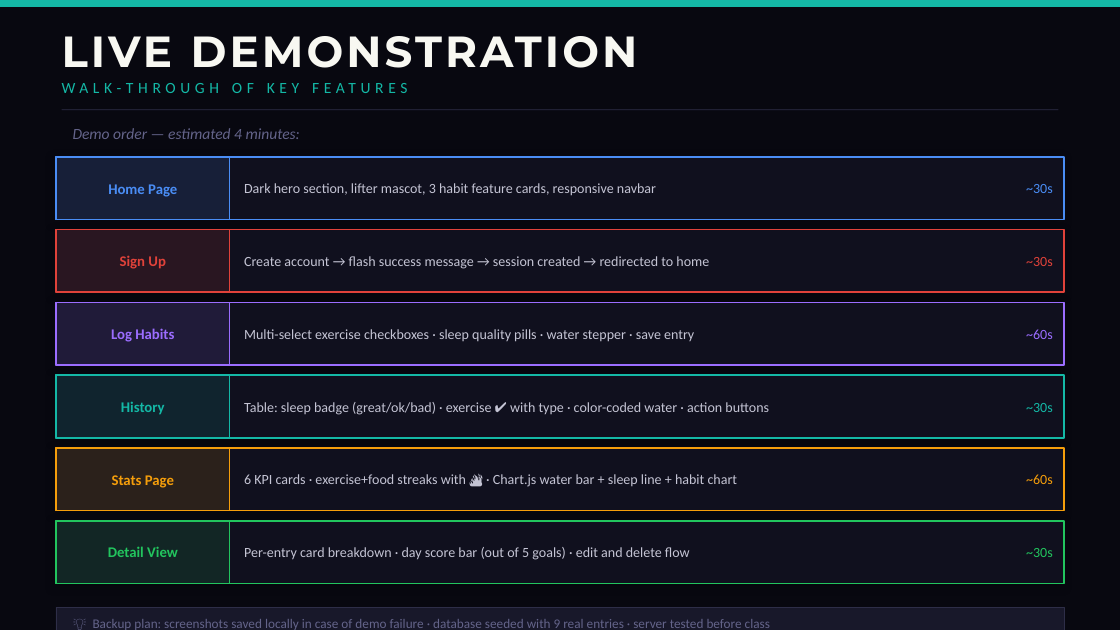
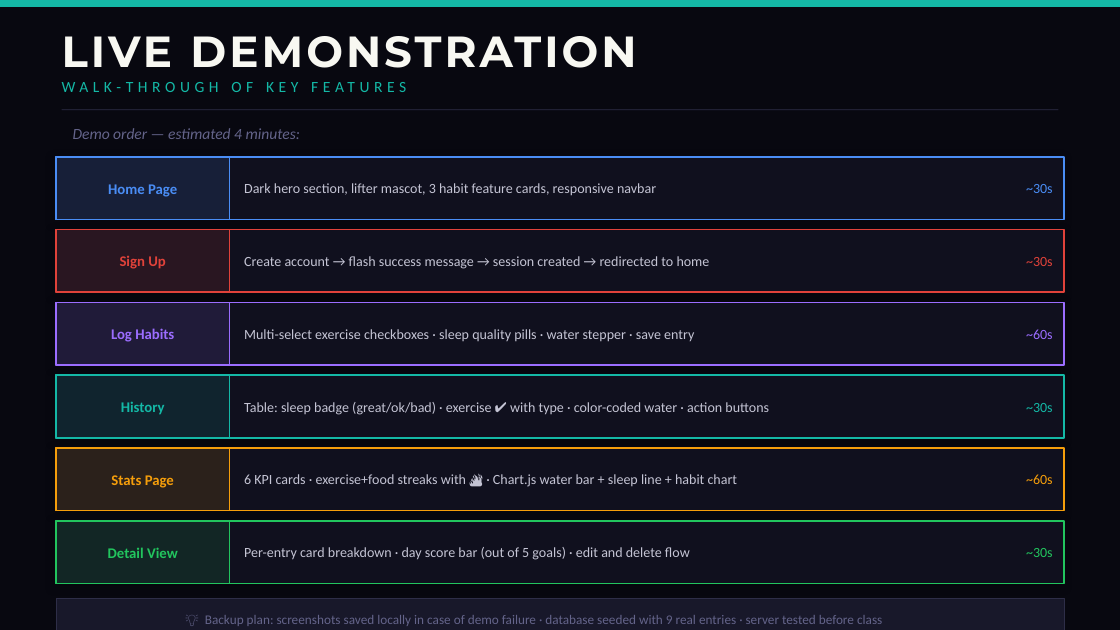
Before and after one commit to QuantisX/Team-1-s-Web-App, a slide deck: slide 8 of HHT_Professional.pptx. Drawn at 1120x630 pixels with LibreOffice and Linux fonts; fonts in the diff are those of the drawing. Boxes give left, top, right and bottom in pixels: in the first picture for what was removed or moved away, otherwise in the second. Text is boxed around its words. In the diff, an @@ line names an element or a change of style, - is before the commit and + after.

```diff
--- a/HHT_Professional.pptx
+++ b/HHT_Professional.pptx
@@ rectangle: place and size @@
-rectangle at [56, 607, 1064, 630]
+rectangle at [56, 599, 1064, 630]
@@ text "💡 Backup plan: screenshots saved ...": place and size @@
-text "💡 Backup plan: screenshots saved ..." at [93, 619, 770, 630]
+text "💡 Backup plan: screenshots saved ..." at [205, 615, 882, 626]
@@ text "💡 Backup plan: screenshots saved ..." at [205, 615, 882, 626]: vertical alignment middle to top @@
```
Also in this commit, not shown: 3 other slides changed.
